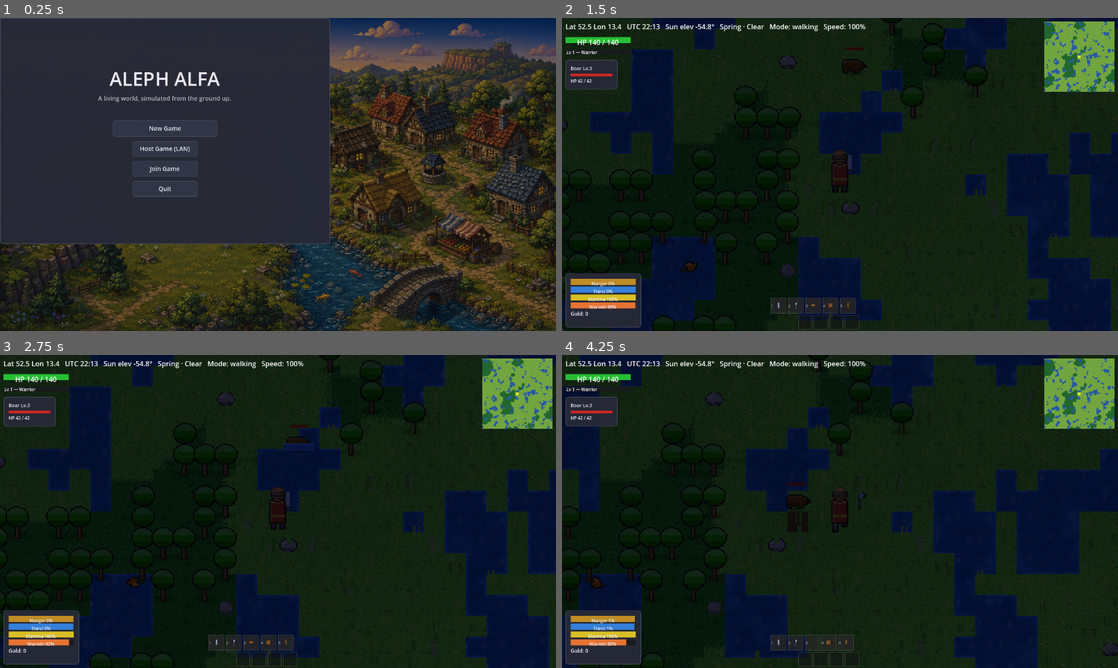
Above: before the commit, frames 1-4 (two rows, left to right).
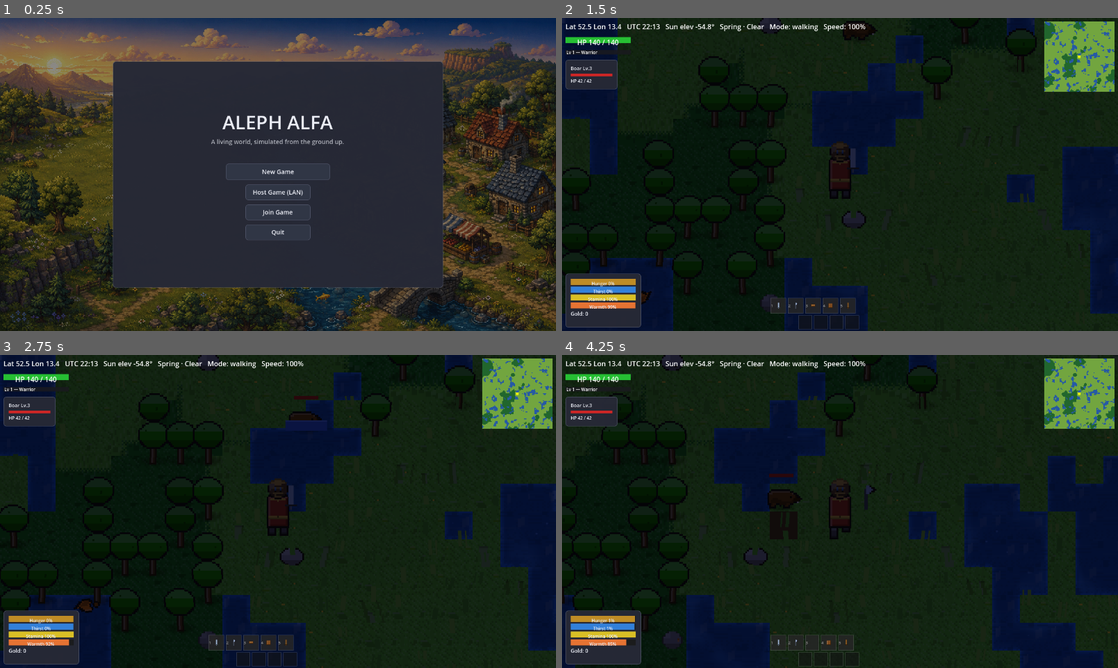
Above: after the commit, the same moments.

Repository: 269652/aleph-alpha
Game: Godot game, scene res://scenes/world.tscn
Same seed, same stepped clock (60 frames per second), same inputs: the game is played once before the commit and once after it.
Inputs (mouse positions are in pixels of both pictures, inside the frame that each line leads up to):
- Up to frame 1 (0.25 s): no input
- Up to frame 2 (1.5 s): click "New Game" at 0.5 s; click "Begin" at 1.25 s
- Up to frame 3 (2.75 s): tap Enter at 2 s; drag from (216, 642) to (333, 442) at 2.02 s
- Up to frame 4 (4.25 s): drag from (795, 642) to (812, 574) at 2.77 s; move the mouse to (812, 642) at 3.52 s; hold D (move_right) from 3.53 s (still down); hold B (build) from 3.53 s (still down); click (812, 642) at 3.67 s

The runs differ from the first frame. In frame 1, 37% of the frame differs, in the area x 0-80%, y 0-87%; in frame 2, 23%; in frame 3, 23%; in frame 4, 25%.

Commit message:
Center the main menu correctly; bump camera zoom to 4x
Main menu: set_anchors_preset(PRESET_CENTER) alone doesn't center a
control -- Godot 4 recomputes offsets to preserve the control's current
on-screen rect under the new anchor fraction, it doesn't derive offsets
from size. Since MainMenu was never otherwise positioned, it stayed
pinned to the CanvasLayer's top-left corner. Fixed by explicitly setting
the four offsets to a symmetric half-PANEL_SIZE box, matching the
pattern every other centered popup here already uses (SettingsOverlay/
InventoryWindow/DevConsole, wired in world.gd). Pinned by
test_panel_is_actually_centered_not_pinned_to_a_corner.

Camera: zoom bumped from 3x to 4x so pixel art reads clearly across the
full window instead of a small slice of it. Moved out of player.tscn
into a tested Player.CAMERA_ZOOM constant applied in _ready(), per
CLAUDE.md (tuned values must be tested, not eyeballed). HUD is
unaffected (screen-space CanvasLayer, independent of world-camera
zoom); nearest-neighbour texture filtering was already project-wide
correct.

Co-Authored-By: Claude Sonnet 5 <noreply@anthropic.com>

Diff:
--- a/scenes/main_menu.gd
+++ b/scenes/main_menu.gd
@@ -93,15 +93,22 @@
 		stack.add_child(s)
 	_show(_root_screen)
 
-	# Centering must happen AFTER custom_minimum_size/children are set --
-	# set_anchors_preset computes its offsets from the control's size at the
-	# moment it's called, and a freshly-instantiated PanelContainer is still
-	# (0, 0) at that point -- calling it first (as this used to) froze
-	# "centered" against a zero-size rect, which read as pinned toward a
-	# corner once the real 760x520 content grew in. Forcing `size` first
-	# guarantees the offsets are computed against the true final size.
-	size = PANEL_SIZE
+	# PRESET_CENTER alone only re-anchors the reference point to 0.5/0.5/0.5/
+	# 0.5 -- Godot's set_anchor recomputes offsets to PRESERVE the control's
+	# CURRENT on-screen rect under the new anchor fraction, it does not derive
+	# offsets from size (verified against control.cpp). Since MainMenu is
+	# never otherwise positioned, that left it pinned to the parent's
+	# top-left corner regardless of when size was set. Centering needs the
+	# four offsets explicitly set to a symmetric half-size box around the
+	# anchor point -- the same pattern every other centered popup in this
+	# codebase uses (SettingsOverlay/InventoryWindow/DevConsole, wired in
+	# world.gd) -- pinned by
+	# test_panel_is_actually_centered_not_pinned_to_a_corner.
 	set_anchors_preset(Control.PRESET_CENTER)
+	offset_left = -PANEL_SIZE.x / 2.0
+	offset_top = -PANEL_SIZE.y / 2.0
+	offset_right = PANEL_SIZE.x / 2.0
+	offset_bottom = PANEL_SIZE.y / 2.0
 
 
 # -- root ---------------------------------------------------------------------
--- a/scenes/player.gd
+++ b/scenes/player.gd
@@ -43,6 +43,12 @@
 
 const BASE_SPEED := 80.0
 const PLAYER_SIZE := 12
+## Camera2D zoom -- bumped from the original 3x so pixel art (sprites,
+## terrain, water) reads clearly across a full 1280x720+ window instead of
+## only a small slice of it. Applied in _ready() rather than left as a bare
+## number in player.tscn, so it's a tested constant (see test_player_camera.gd)
+## rather than an eyeballed scene property.
+const CAMERA_ZOOM := Vector2(4, 4)
 ## How far (in pixels) position must change between frames for a non-authority
 ## proxy to consider itself "moving" for animation purposes, vs. jitter.
 const PROXY_MOVEMENT_EPSILON := 0.5
@@ -264,11 +270,13 @@
 
 @onready var _character_view: CharacterView = $CharacterView
 @onready var _collision_shape: CollisionShape2D = $CollisionShape2D
+@onready var _camera: Camera2D = $Camera2D
 
 
 func _ready() -> void:
 	motion_mode = CharacterBody2D.MOTION_MODE_FLOATING
 	_last_position = position
+	_camera.zoom = CAMERA_ZOOM
 	# So creature AI (CreatureMarker) can sense the player as a threat/target.
 	add_to_group("player")
 	_setup_replication()
--- a/scenes/player.tscn
+++ b/scenes/player.tscn
@@ -11,5 +11,5 @@
 [node name="CollisionShape2D" type="CollisionShape2D" parent="."]
 
 [node name="Camera2D" type="Camera2D" parent="."]
-zoom = Vector2(3, 3)
+zoom = Vector2(4, 4)
 current = true
--- a/tests/unit/test_main_menu.gd
+++ b/tests/unit/test_main_menu.gd
@@ -59,6 +59,27 @@
 	assert_has(HeroAppearance.SKIN_TONES, menu.current_appearance().skin)
 
 
+## Regression: the panel must actually be centered, not pinned to the parent's
+## top-left corner. PRESET_CENTER alone only re-anchors the reference point --
+## Godot's set_anchor recomputes offsets to PRESERVE the control's current
+## on-screen rect under the new anchor fraction, it does not center a rect of
+## the control's size (verified against control.cpp's set_anchor/
+## set_anchors_preset). Centering also requires the four offsets to form a
+## symmetric half-size box around that 0.5/0.5 anchor point -- the same
+## pattern every other centered popup in this codebase uses (SettingsOverlay,
+## InventoryWindow, DevConsole, wired in world.gd) rather than relying on
+## set_anchors_preset by itself.
+func test_panel_is_actually_centered_not_pinned_to_a_corner():
+	assert_eq(menu.anchor_left, 0.5)
+	assert_eq(menu.anchor_top, 0.5)
+	assert_eq(menu.anchor_right, 0.5)
+	assert_eq(menu.anchor_bottom, 0.5)
+	assert_almost_eq(menu.offset_left, -MainMenu.PANEL_SIZE.x / 2.0, 0.5)
+	assert_almost_eq(menu.offset_top, -MainMenu.PANEL_SIZE.y / 2.0, 0.5)
+	assert_almost_eq(menu.offset_right, MainMenu.PANEL_SIZE.x / 2.0, 0.5)
+	assert_almost_eq(menu.offset_bottom, MainMenu.PANEL_SIZE.y / 2.0, 0.5)
+
+
 func test_every_axis_is_cyclable_and_stays_in_its_pool():
 	for axis in HeroAppearance.AXES:
 		menu._cycle_axis(axis, 1)
--- /dev/null
+++ b/tests/unit/test_player_camera.gd
@@ -0,0 +1,31 @@
+extends GutTest
+
+## Player's Camera2D zoom -- a tuned value (CLAUDE.md: tuned values/thresholds
+## must be tested/pinned constants, never eyeballed comments), so it lives as
+## Player.CAMERA_ZOOM and is applied in _ready() rather than sitting as a bare
+## number buried in player.tscn.
+
+const PlayerScene = preload("res://scenes/player.tscn")
+
+var player: Player
+
+
+func before_each():
+	player = PlayerScene.instantiate()
+	add_child(player)
+
+
+func after_each():
+	remove_child(player)
+	player.free()
+
+
+func test_camera_zoom_is_wired_from_the_tuned_constant():
+	var camera := player.get_node("Camera2D") as Camera2D
+	assert_eq(camera.zoom, Player.CAMERA_ZOOM)
+
+
+## Regression: bumped from the original 3x so pixel art reads clearly across
+## a full 1280x720+ window instead of only a small slice of it.
+func test_camera_zoom_is_the_bumped_4x_scale():
+	assert_eq(Player.CAMERA_ZOOM, Vector2(4, 4))
Not shown, changed: docs/progress.md
